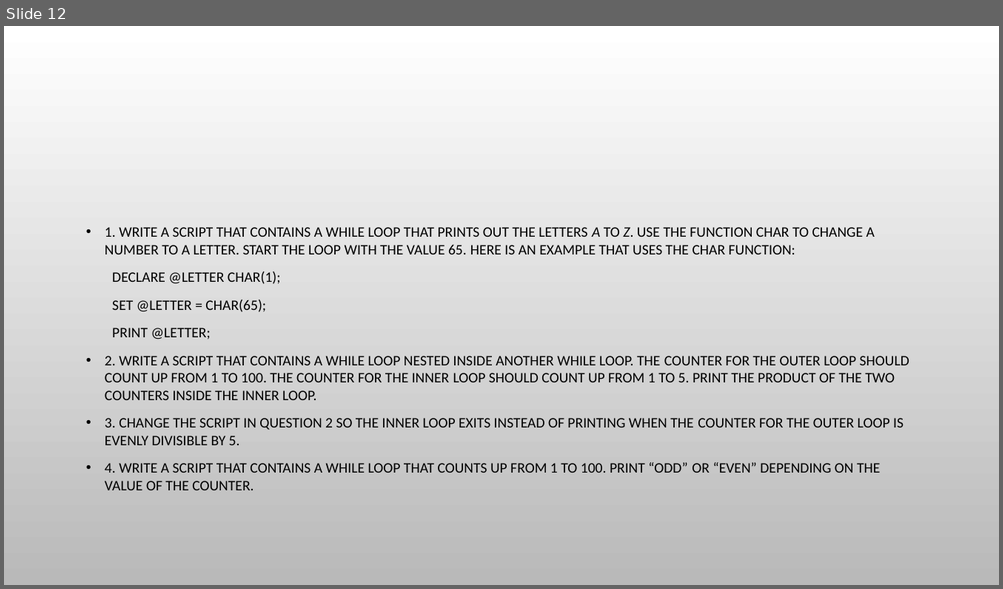
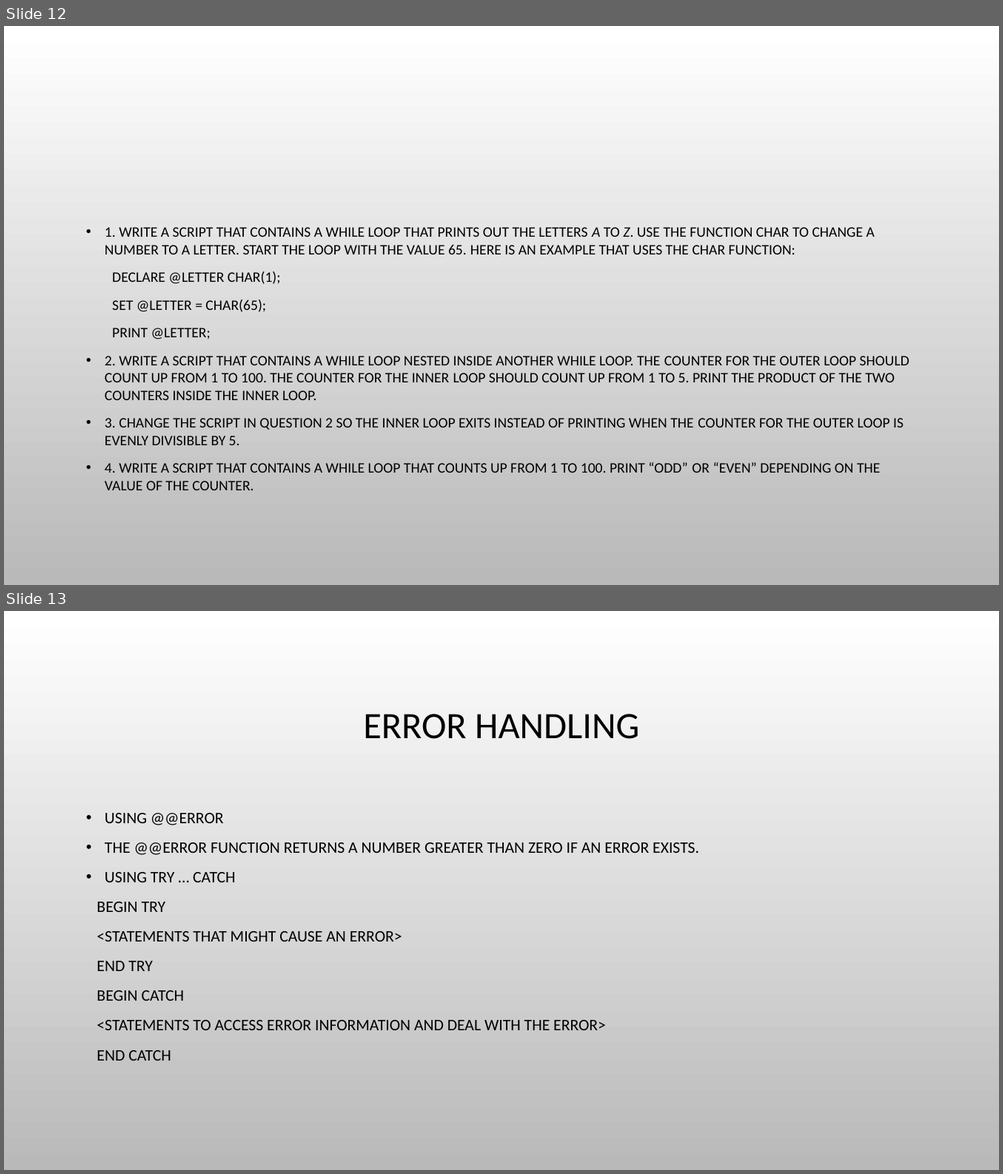
Before and after one commit to urosgodnov/Famnit, a slide deck: PPT/Understanding T-SQL Programming Logic.pptx. Shown one above the other, each under a label of ours: slide 12 before the commit, slides 12 and 13 after it. The pictures are 1003x589 and 1003x1174 pixels, drawn with LibreOffice and Linux fonts; fonts in the diff are those of the drawing; background and template pictures are left out. Boxes give left, top, right and bottom in pixels: in the first picture for what was removed or moved away, otherwise in the second. Text is boxed around its words. In the diff, an @@ line names an element or a change of style, - is before the commit and + after.

```diff
--- a/PPT/Understanding T-SQL Programming Logic.pptx
+++ b/PPT/Understanding T-SQL Programming Logic.pptx
@@ slide 13 added at (4,611,999,1170), background picture (left out) @@
@@ title added at (363,714,639,739), 36 pt, text #000000 @@
+ERROR HANDLING
@@ text added at (96,813,699,1061), 15.5 pt, text #000000 @@
+• USING @@ERROR
+• THE @@ERROR FUNCTION RETURNS A NUMBER GREATER THAN ZERO IF AN ERROR EXISTS.
+• USING TRY … CATCH
+BEGIN TRY
+<STATEMENTS THAT MIGHT CAUSE AN ERROR>
+END TRY
+BEGIN CATCH
+<STATEMENTS TO ACCESS ERROR INFORMATION AND DEAL WITH THE ERROR>
+END CATCH
```
Also in this commit, not shown: 6 other slides added, 1 other file.
